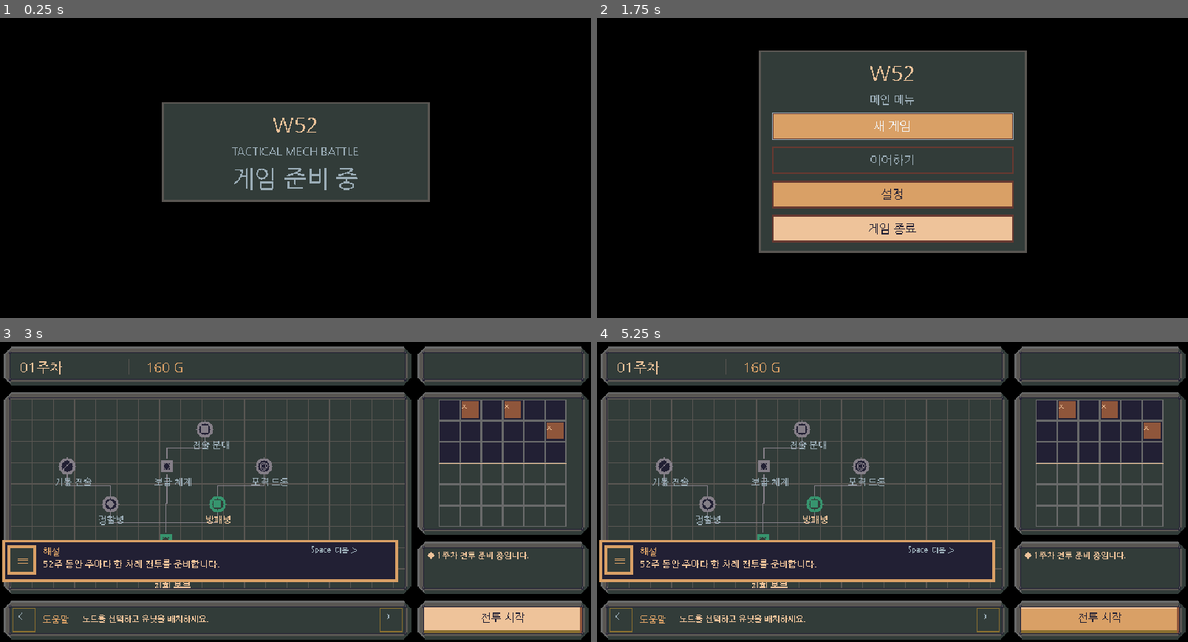
Above: before the commit, frames 1-4 (two rows, left to right).
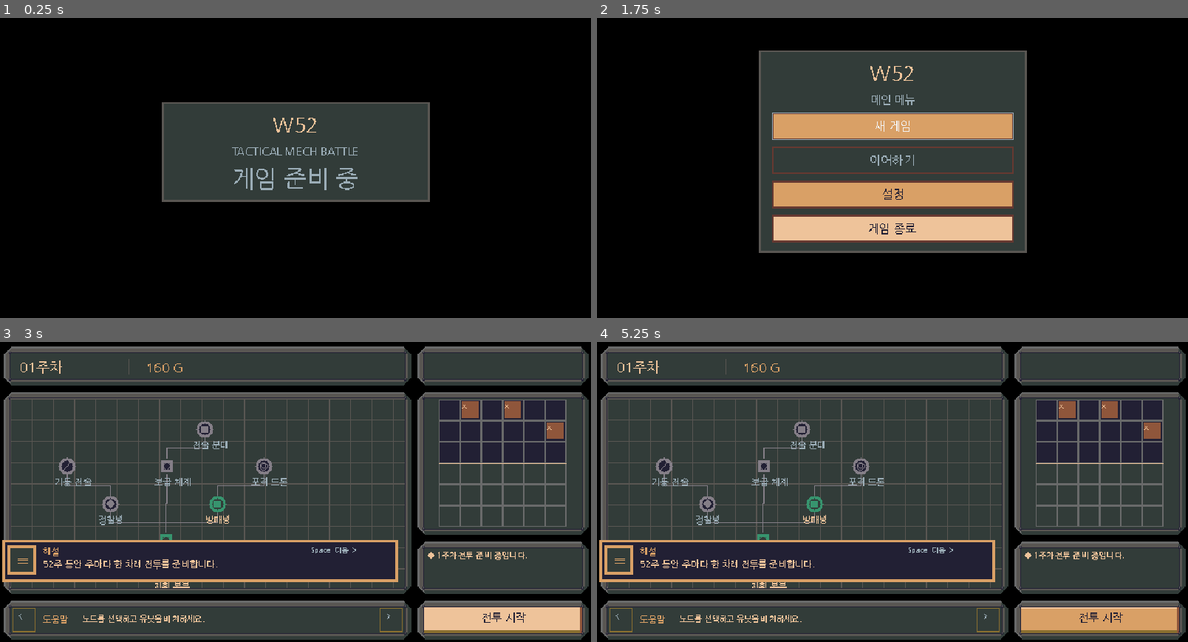
Above: after the commit, the same moments.

Repository: xcliming-svg/w52
Game: Godot game, scene res://main.tscn
Same seed, same stepped clock (60 frames per second), same inputs: the game is played once before the commit and once after it.
Inputs (mouse positions are in pixels of both pictures, inside the frame that each line leads up to):
- Up to frame 1 (0.25 s): no input
- Up to frame 2 (1.75 s): tap Enter at 0.5 s; move the mouse to (1022, 135) at 0.52 s; click (1022, 135) at 0.67 s; tap Space at 0.77, 1.25 s; drag from (774, 168) to (862, 219) at 1.27 s
- Up to frame 3 (3 s): click "새 게임" at 2 s; click (502, 621) at 2.75 s
- Up to frame 4 (5.25 s): click (1099, 621) at 3.5 s; click (1099, 621) at 4.25 s; tap Enter at 5 s; move the mouse to (892, 477) at 5.02 s; click (892, 477) at 5.17 s

The runs differ from the first frame. In frame 1, 0.1% of the frame differs, in the area x 39-61%, y 33-58%; in frame 2, 0.3%; in frame 3, 0.8%, in the area x 3-90%, y 6-94%; in frame 4, 0.8%.

Commit message:
fix(pixel): enable deterministic Korean glyph hinting

Diff:
--- a/main.gd
+++ b/main.gd
@@ -25,6 +25,8 @@
 func _ready() -> void:
     # Rasterize glyphs in solid pixels on PC and Web, including CJK fallbacks.
     KOREAN_UI_FONT.set("antialiasing", TextServer.FONT_ANTIALIASING_NONE)
+    KOREAN_UI_FONT.set("hinting", TextServer.HINTING_NORMAL)
+    KOREAN_UI_FONT.set("subpixel_positioning", TextServer.SUBPIXEL_POSITIONING_DISABLED)
     # Web builds do not reliably provide system CJK font fallbacks.
     # Include only the licensed Nanum Gothic Unicode ranges used by the new UI.
     var fallback_fonts: Array[Font] = []
@@ -34,6 +36,8 @@
             push_error("Missing bundled Korean glyph subset: %d" % part)
         else:
             font.set("antialiasing", TextServer.FONT_ANTIALIASING_NONE)
+            font.set("hinting", TextServer.HINTING_NORMAL)
+            font.set("subpixel_positioning", TextServer.SUBPIXEL_POSITIONING_DISABLED)
             fallback_fonts.append(font)
     KOREAN_UI_FONT.set_fallbacks(fallback_fonts)
     var ui_theme := Theme.new()
